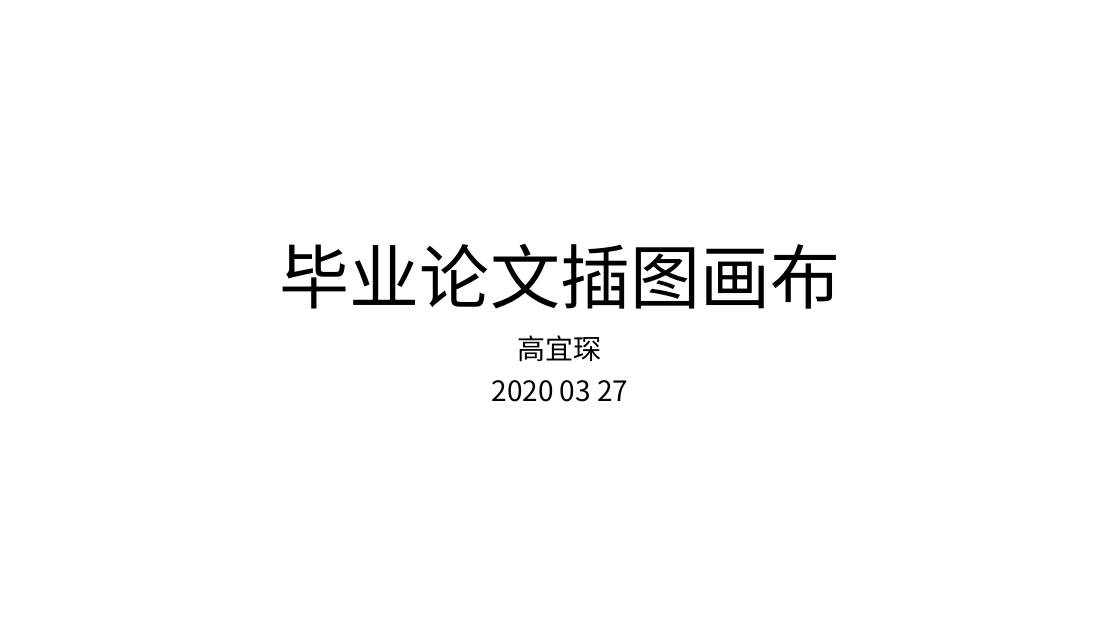
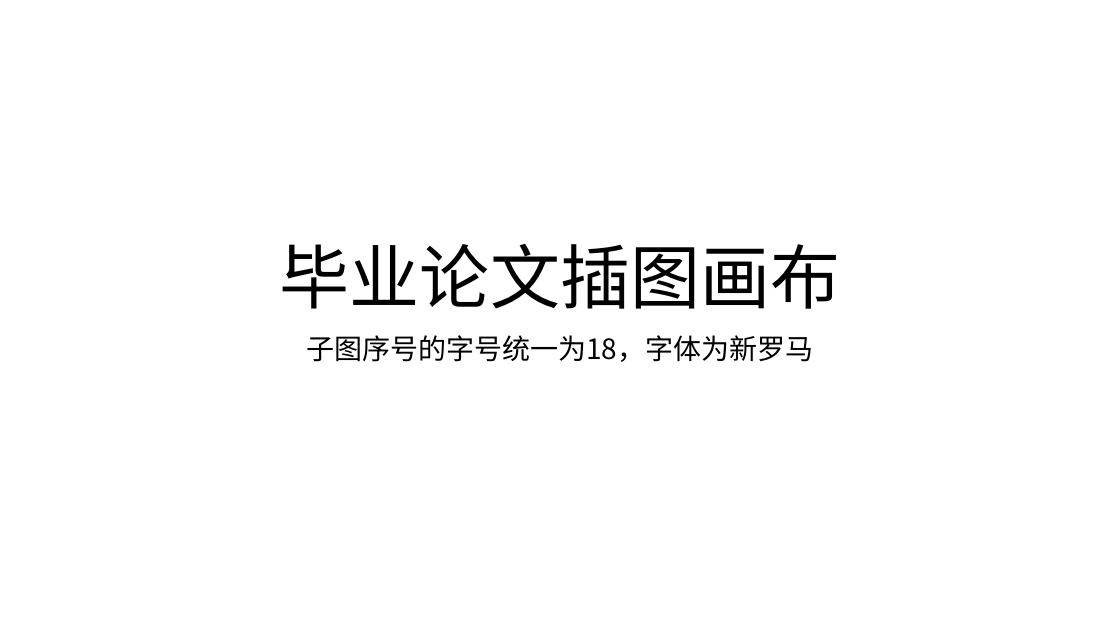
Before and after one commit to YCIrving/MyDegreeThesis, a slide deck: slide 1 of Canvas.pptx. Drawn at 1120x630 pixels with LibreOffice and Linux fonts; fonts in the diff are those of the drawing. Boxes give left, top, right and bottom in pixels: in the first picture for what was removed or moved away, otherwise in the second. Text is boxed around its words. In the diff, an @@ line names an element or a change of style, - is before the commit and + after.

```diff
--- a/Canvas.pptx
+++ b/Canvas.pptx
@@ subtitle at [306, 335, 813, 362]: text changed @@
-高宜琛
-2020 03 27
+子图序号的字号统一为18，字体为新罗马
```
Also in this commit, not shown: 1 slide removed.
